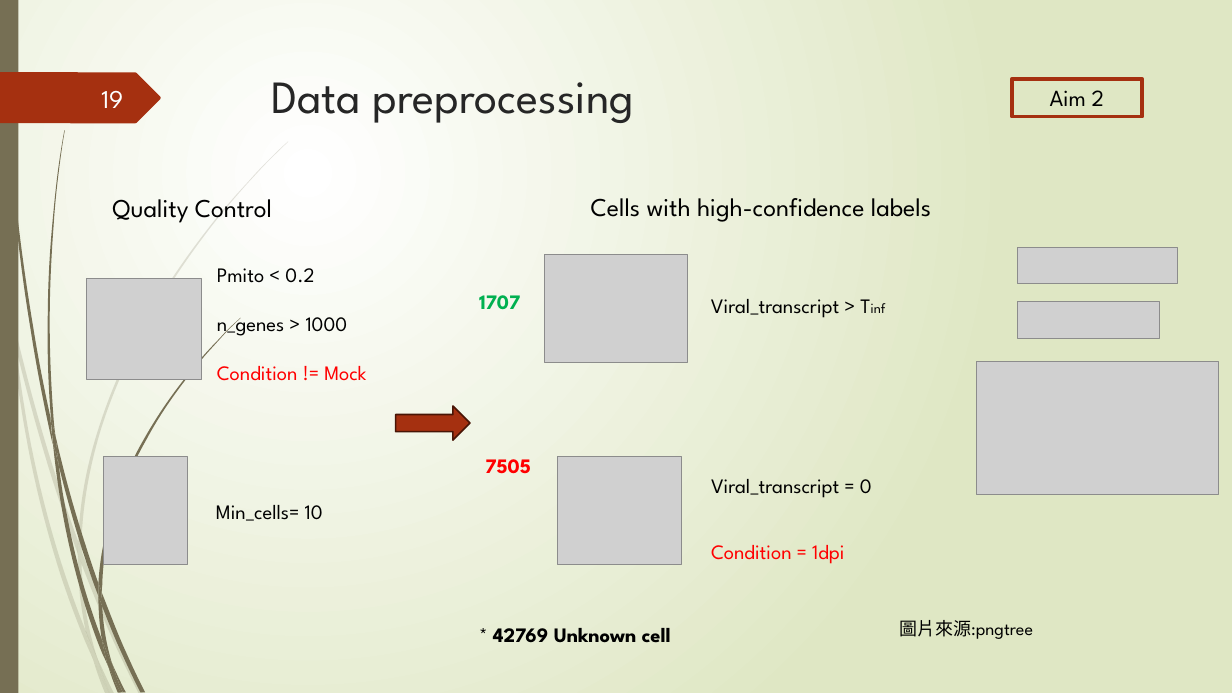
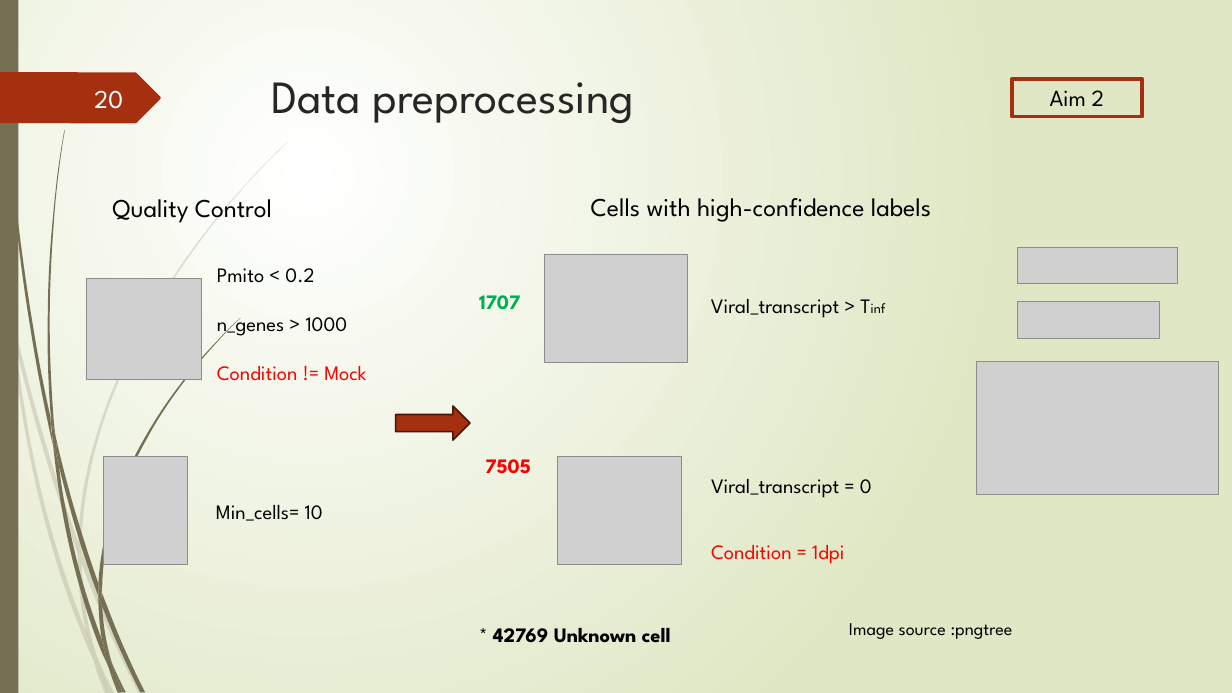
Before and after one commit to Lai-jun-yan/Academia-Sinica-internship-project, a slide deck: slide 20 of 暑期實習進度報告/presentation_final.pptx (slide 19 before the commit). Drawn at 1232x693 pixels with LibreOffice and Linux fonts; fonts in the diff are those of the drawing; grey boxes stand for pictures. Boxes give left, top, right and bottom in pixels: in the first picture for what was removed or moved away, otherwise in the second. Text is boxed around its words. In the diff, an @@ line names an element or a change of style, - is before the commit and + after.

```diff
--- a/暑期實習進度報告/presentation_final.pptx
+++ b/暑期實習進度報告/presentation_final.pptx
@@ page number at (94,90,123,109): text changed @@
-19
+20
@@ text at (849,623,1013,639): text changed @@
-圖片來源:pngtree
+Image source :pngtree
```
Also in this commit, not shown: 8 other slides changed, 2 slides added.
